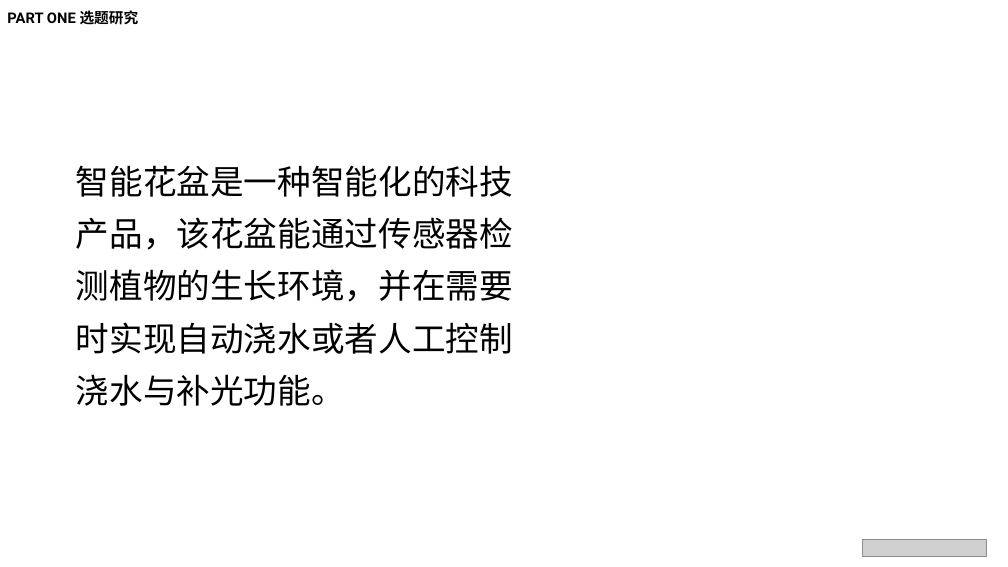
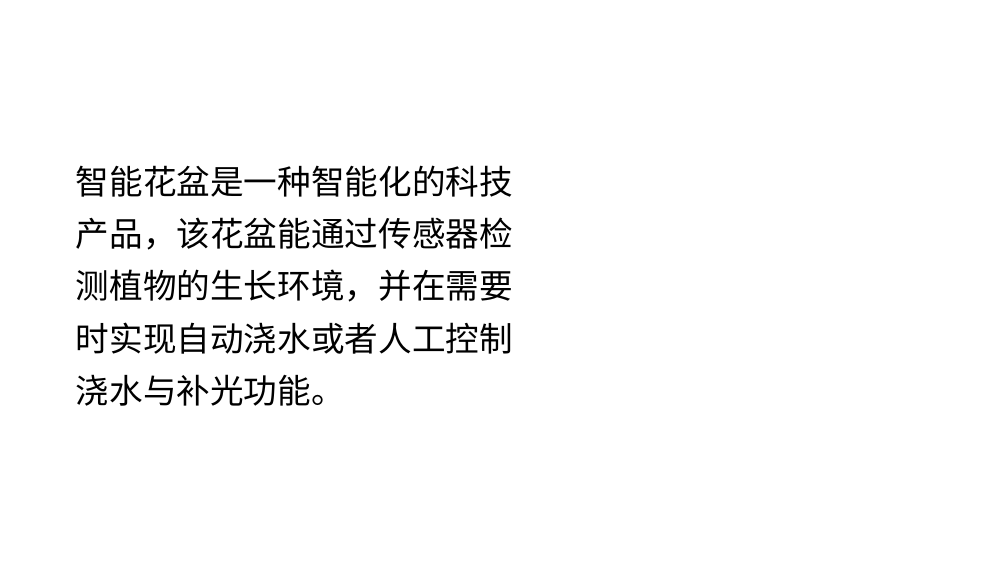
Before and after one commit to WangxuhuiL/20151104835_wangxuhui, a slide deck: slide 4 of 20151104835_王旭辉_基于STM32的智能花盆设计与实现/答辩PPT/20151104835-王旭辉-开题答辩PPT.pptx. Drawn at 1008x567 pixels with LibreOffice and Linux fonts; fonts in the diff are those of the drawing; grey boxes stand for pictures; background and template pictures are left out. Boxes give left, top, right and bottom in pixels: in the first picture for what was removed or moved away, otherwise in the second. Text is boxed around its words. In the diff, an @@ line names an element or a change of style, - is before the commit and + after.

```diff
--- a/20151104835_王旭辉_基于STM32的智能花盆设计与实现/答辩PPT/20151104835-王旭辉-开题答辩PPT.pptx
+++ b/20151104835_王旭辉_基于STM32的智能花盆设计与实现/答辩PPT/20151104835-王旭辉-开题答辩PPT.pptx
@@ text removed at [7,8,139,27] @@
-PART ONE 选题研究
@@ picture removed at [863,540,987,557] @@
```
Also in this commit, not shown: 15 other slides changed.
